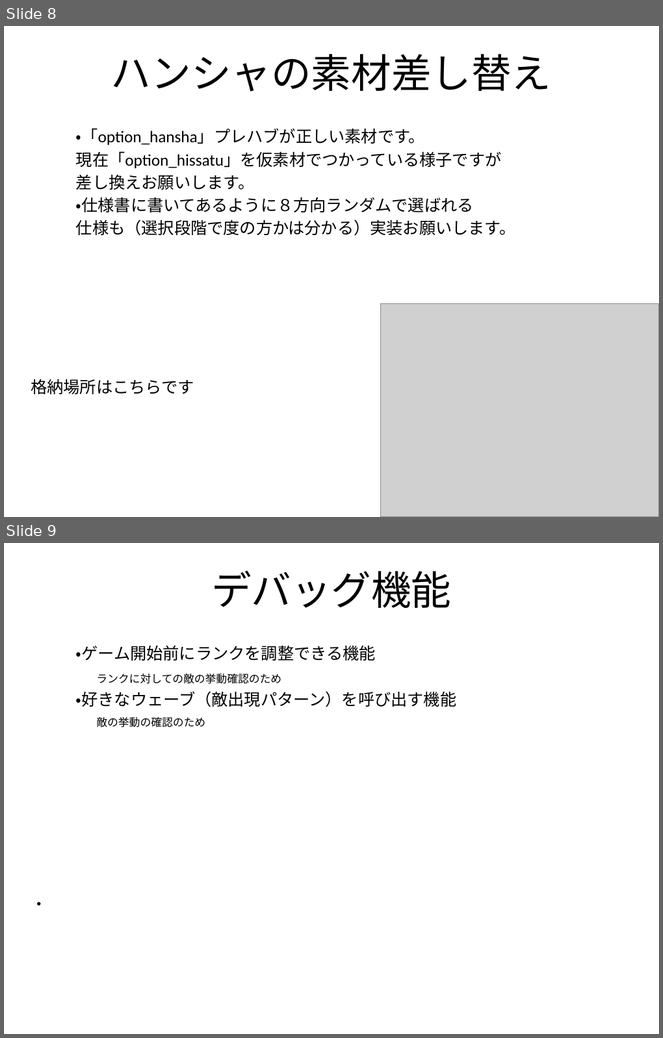
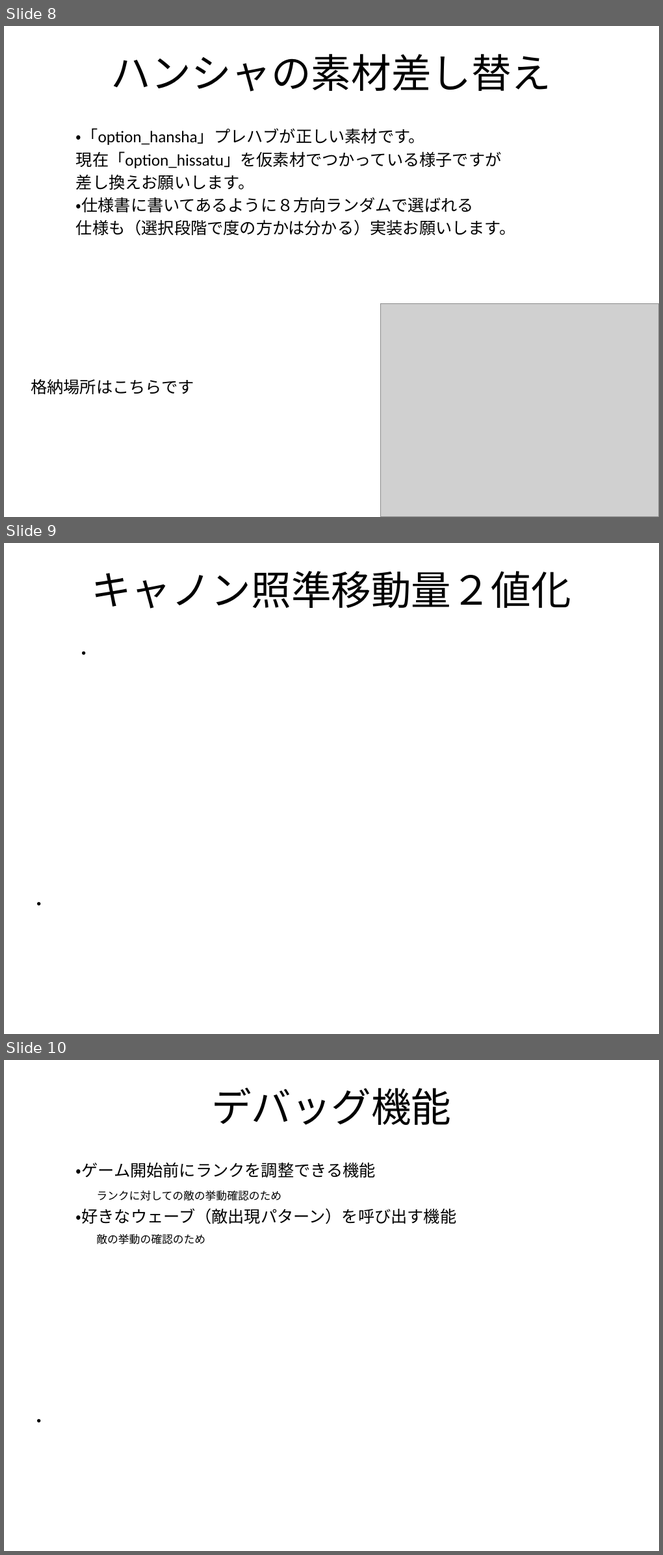
Before and after one commit to flash-kudo/shooting-01, a slide deck: project/資料/スマホ最適化縦STG_修正要望.pptx. Shown one above the other, each under a label of ours: slides 8 and 9 before the commit, slides 8, 9 and 10 after it. The pictures are 663x1038 and 663x1555 pixels, drawn with LibreOffice and Linux fonts; fonts in the diff are those of the drawing; grey boxes stand for pictures. Boxes give left, top, right and bottom in pixels: in the first picture for what was removed or moved away, otherwise in the second. Text is boxed around its words. In the diff, an @@ line names an element or a change of style, - is before the commit and + after.

```diff
--- a/project/資料/スマホ最適化縦STG_修正要望.pptx
+++ b/project/資料/スマホ最適化縦STG_修正要望.pptx
@@ slide 9 added at [4,543,659,1034], background #FFFFFF @@
@@ title added at [91,571,571,609], 44 pt, text #000000 @@
+キャノン照準移動量２値化
@@ text added at [76,651,92,655], 18 pt, text #000000 @@
+  ・
@@ text added at [31,902,47,906], 18 pt, text #000000 @@
+・
@@ what was slide 9 is now slide 10 @@
```
Also in this commit, not shown: 2 slides changed.
